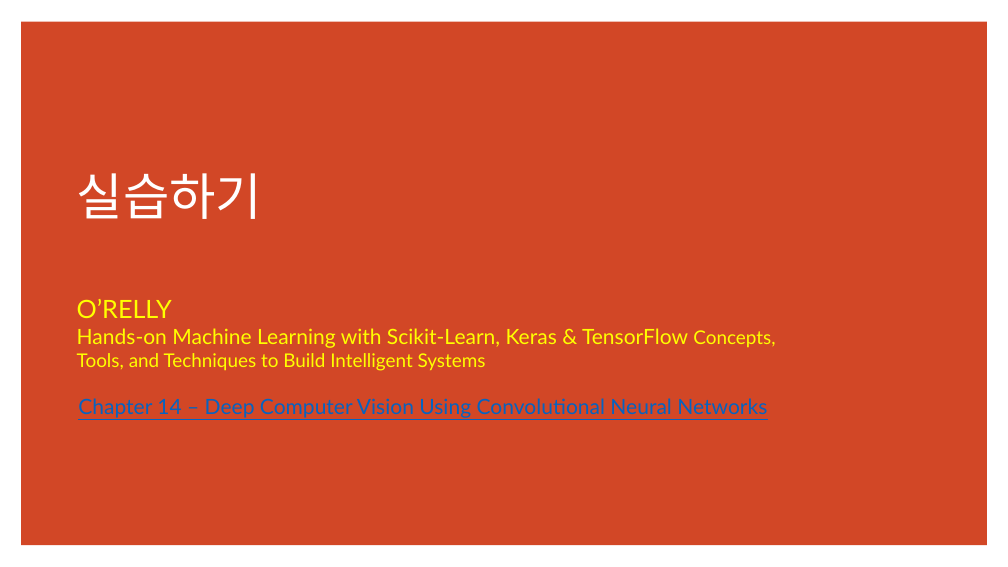
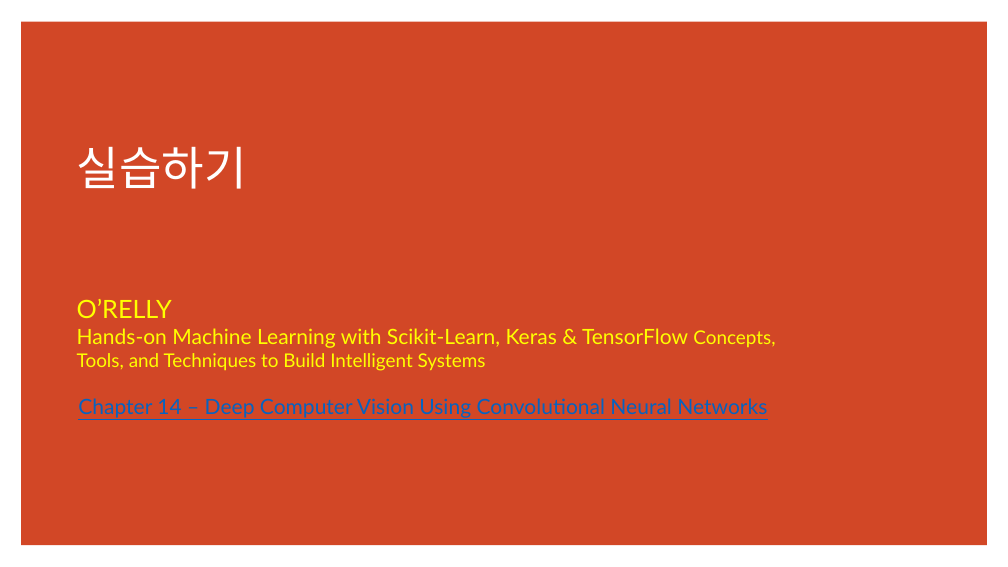
Before and after one commit to ancestor9/2026_Fall_Deep-Learning-with-Python, a slide deck: slide 4 of Chapter 11 Image segmentation.pptx (slide 5 before the commit). Drawn at 1008x567 pixels with LibreOffice and Linux fonts; fonts in the diff are those of the drawing. Boxes give left, top, right and bottom in pixels: in the first picture for what was removed or moved away, otherwise in the second. Text is boxed around its words. In the diff, an @@ line names an element or a change of style, - is before the commit and + after.

```diff
--- a/Chapter 11 Image segmentation.pptx
+++ b/Chapter 11 Image segmentation.pptx
@@ title "실습하기" at (77, 146, 247, 189): size 48 to 44 pt @@
```
Also in this commit, not shown: 1 slide added.
